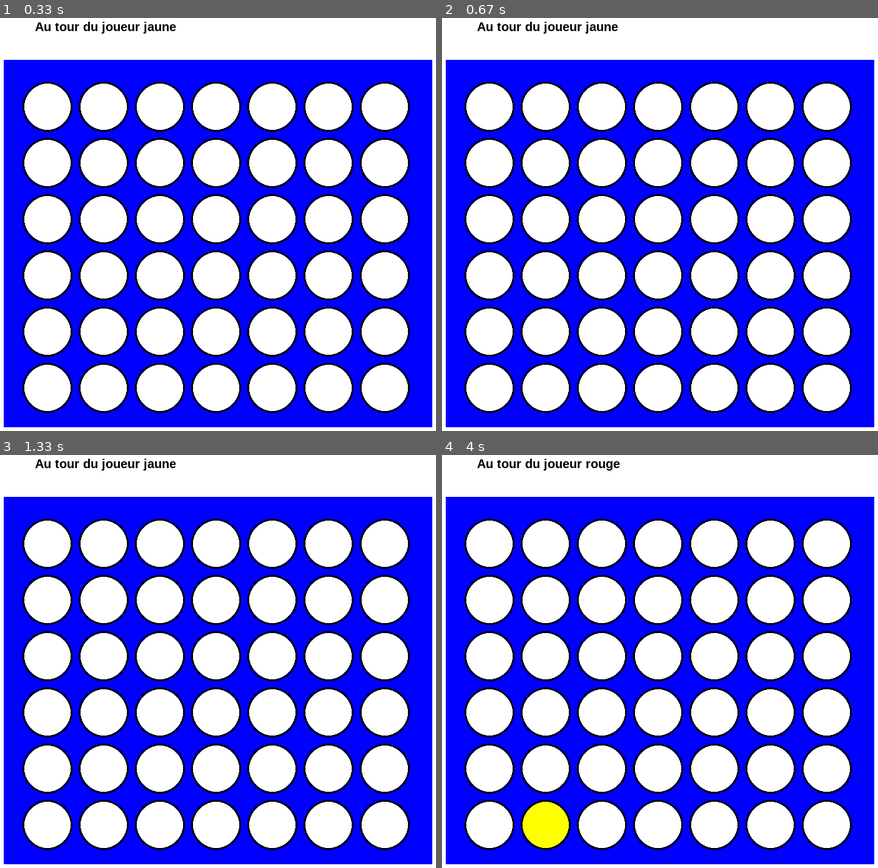
Above: before the commit, frames 1-4 (two rows, left to right).
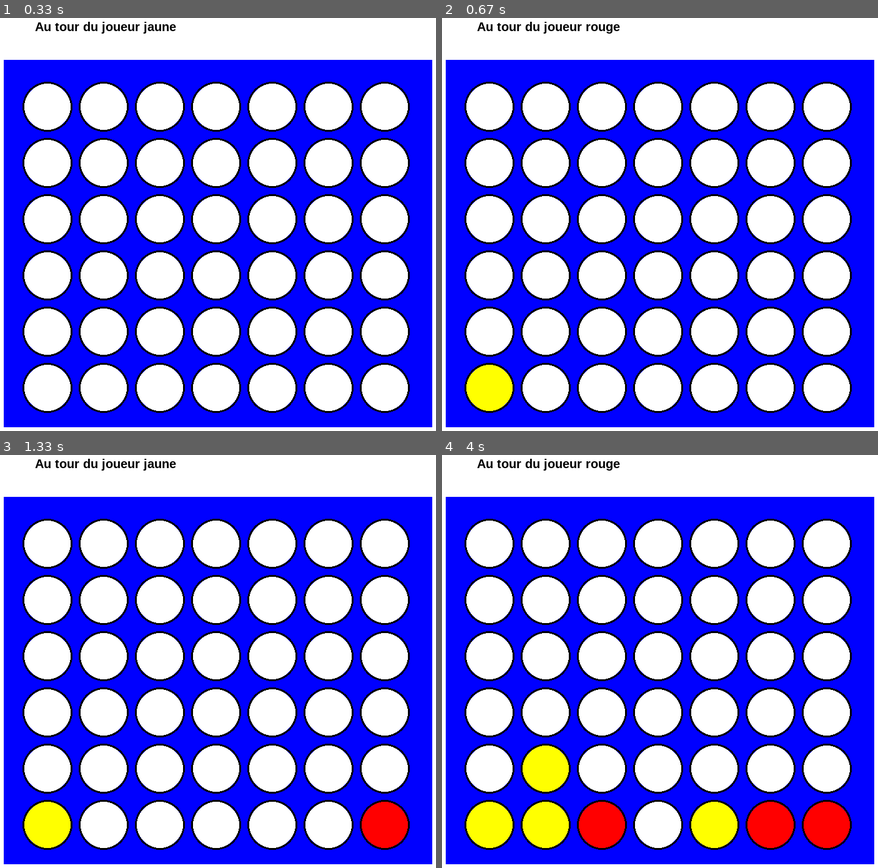
Above: after the commit, the same moments.

Repository: valmenu59/puissance_4_pygame
Game: pygame game, started from puissance4.py
Same seed, same stepped clock (60 frames per second), same inputs: the game is played once before the commit and once after it.
Inputs (mouse positions are in pixels of both pictures, inside the frame that each line leads up to):
- Up to frame 1 (0.33 s): no input
- Up to frame 2 (0.67 s): tap 1 at 0.33 s
- Up to frame 3 (1.33 s): tap 7 at 0.67 s; tap 2 at 1.13 s
- Up to frame 4 (4 s): tap 6 at 1.67 s; move the mouse to (546, 545) at 2.23 s; click (546, 545) at 2.47 s; tap 3 at 2.83 s; hold 5 3.43-3.92 s; move the mouse to (764, 603) at 3.95 s

Frame 1 is identical in both runs. In frame 2, 1.0% of the frame differs, in the area x 5-41%, y 0-96%; in frame 3, 1.8%; in frame 4, 5.5%, in the area x 5-94%, y 70-96%.

Commit message:
Ajout actions clavier et affiche console plateau

Diff:
--- a/puissance4.py
+++ b/puissance4.py
@@ -2,6 +2,7 @@
 PUISSANCE 4
 MENU VALENTIN
 """
+import keyword
 
 import pygame as py
 import time
@@ -188,13 +189,22 @@
 
 
     def printPlateau(self):
-        listePion = ""
+        traits = " " # cela correspond à un demi espace
+        for i in range(7):
+            traits += "--"
+        print(traits)
         for i in range(6):
+            listePion = "|"
             for j in range(7):
-                listePion += str(self.getPion(i,j).getCouleur().getRGB())+"  "
+                if self.getPion(i,j).getCouleur().getRGB() == BLANC:
+                    listePion += " |"
+                elif self.getPion(i,j).getCouleur().getRGB() == JAUNE:
+                    listePion += "J|"
+                else:
+                    listePion += "R|"
                 if j == 6:
                     print(listePion)
-                    listePion = ""
+        print(traits)
 
 
 
@@ -310,9 +320,12 @@
 
                 # permet d'économiser les ressources en mettant à jour le plateau uniquement s'il y a une action
                 # utilisateur (click de souris ou frappe de clavier)
-                if event.type == py.MOUSEBUTTONDOWN or event.type == py.KEYDOWN:
+                if event.type == py.MOUSEBUTTONDOWN or event.type == py.KEYUP:
                     if event.type == py.MOUSEBUTTONDOWN:
                         if self.actionSouris():
+                            mettreAJourEcran = True
+                    elif event.type == py.KEYUP:
+                        if self.actionClavier(event):
                             mettreAJourEcran = True
 
             if mettreAJourEcran:
@@ -330,7 +343,7 @@
                 else:
                     self.__isAuTourDuJaune = not self.__isAuTourDuJaune
                     self.__affichage.actualiserTexte(self.__isAuTourDuJaune)
-        time.sleep(100000)
+        time.sleep(10) # 15 secondes pour que le jeu se ferme
         py.quit()
 
 
@@ -341,18 +354,40 @@
             for cercle in listeCercles:
                 if cercle.collidepoint(mouseX, mouseY):
                     j = self.__affichage.convertirPosEcranEnPosMatrice(mouseX, mouseY)[1]
-                    i = self.__plateau.trouverEmplacementLibre(j)
-                    if i == -1:
-                        return False
-                    elif self.__isAuTourDuJaune:
-                        couleur = JAUNE
-                    else:
-                        couleur = ROUGE
-                    self.__plateau.getPion(i, j).getCouleur().setRGB(couleur)
-                    self.__affichage.setPion(i, j, couleur)
-                    self.__aUnGagnant = self.__plateau.verifierVictoire(i, j, couleur)
-                    self.__aUnAExoquo = self.__plateau.verifExAEquo()
-                    return True
+                    return self.placerPion(j)
+
+
+    def actionClavier(self, event: py.event.Event) -> bool:
+        if event.dict.get('key') == 49:
+            return self.placerPion(0)
+        elif event.dict.get('key') == 50:
+            return self.placerPion(1)
+        elif event.dict.get('key') == 51:
+            return self.placerPion(2)
+        elif event.dict.get('key') == 52:
+            return self.placerPion(3)
+        elif event.dict.get('key') == 53:
+            return self.placerPion(4)
+        elif event.dict.get('key') == 54:
+            return self.placerPion(5)
+        elif event.dict.get('key') == 55:
+            return self.placerPion(6)
+
+    def placerPion(self, j: int) -> bool:
+        i = self.__plateau.trouverEmplacementLibre(j)
+        if i == -1:
+            return False
+        elif self.__isAuTourDuJaune:
+            couleur = JAUNE
+        else:
+            couleur = ROUGE
+        self.__plateau.getPion(i, j).getCouleur().setRGB(couleur)
+        self.__affichage.setPion(i, j, couleur)
+        self.__aUnGagnant = self.__plateau.verifierVictoire(i, j, couleur)
+        self.__aUnAExoquo = self.__plateau.verifExAEquo()
+        self.__plateau.printPlateau()
+        return True
+
 
 
 Jeu()
